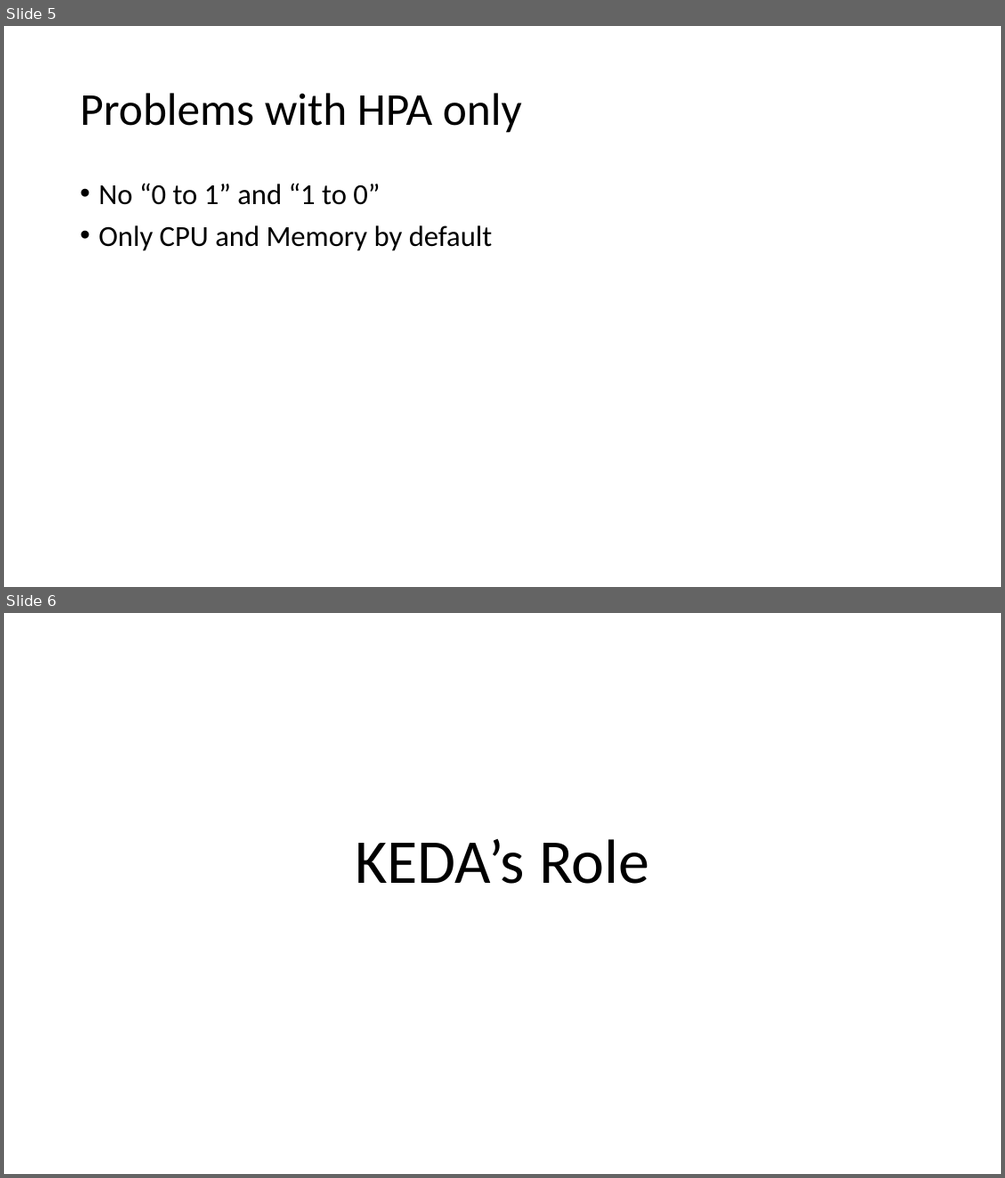
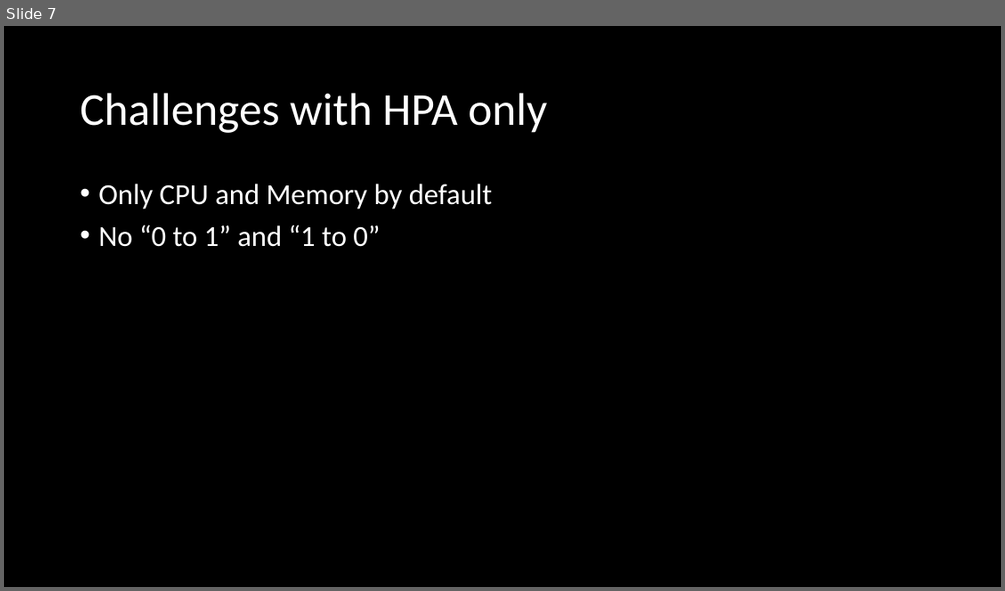
Before and after one commit to eashi/keda-workshop, a slide deck: preso.pptx. Shown one above the other, each under a label of ours: slides 5 and 6 before the commit, slide 7 after it. The pictures are 1005x1178 and 1005x591 pixels, drawn with LibreOffice and Linux fonts; fonts in the diff are those of the drawing. Boxes give left, top, right and bottom in pixels: in the first picture for what was removed or moved away, otherwise in the second. Text is boxed around its words. In the diff, an @@ line names an element or a change of style, - is before the commit and + after.

```diff
--- a/preso.pptx
+++ b/preso.pptx
@@ slide 6 removed at bbox=[4, 613, 1001, 1174], background #FFFFFF @@
@@ title removed at bbox=[355, 838, 649, 884] @@
-KEDA’s Role
@@ what was slide 5 is now slide 7 @@
@@ slide 7 changed as well @@
@@ background #FFFFFF to #000000 @@
@@ title at bbox=[80, 93, 547, 133]: text changed; text colour #000000 to #FFFFFF @@
-Problems with HPA only
+Challenges with HPA only
@@ text at bbox=[98, 184, 493, 209]: paragraph added @@
+• Only CPU and Memory by default
@@ text at bbox=[98, 225, 493, 251]: paragraph removed @@
-• Only CPU and Memory by default
@@ text at bbox=[98, 224, 380, 247]: text colour #000000 to #FFFFFF in "No “0 to 1” and “1 to ..." @@
```
Also in this commit, not shown: 10 other slides changed, 5 slides added.
